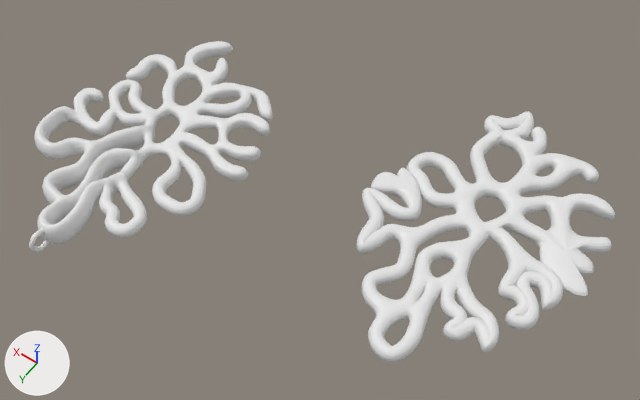
Two versions of the glTF model projects/abstract_pendant/abstract_pendant.glb, one commit apart.
Camera for both pictures: a camera (50 mm lens) standing at (-10.88, 8.59, 14.89) and looking at (-4.18, -0.8, 0.13). Arrows for +X, +Y and +Z are at lower left; the lights stay in place. Where no turn or scale is listed for an object, it has been applied to the vertices.

The older version as bpy lines, for what is in view:
```python
me_plane = bpy.data.meshes.new('Plane')
me_plane.from_pydata(...)  # 13119 vertices, 26278 faces; spans x -2.23..2.56, y -3.34..3.51, z -0.2..0.17
me_torus = bpy.data.meshes.new('Torus')
me_torus.from_pydata(...)  # 16902 vertices, 33840 faces; spans x -2.45..2.29, y -3.51..3.57, z -0.34..0.3
ob_plane = bpy.data.objects.new('Plane', me_plane)
ob_plane.location = (-7.59, -1.68, 0.71)
ob_torus = bpy.data.objects.new('Torus', me_torus)
ob_torus.location = (0.0, 0.0, 0.0)
```
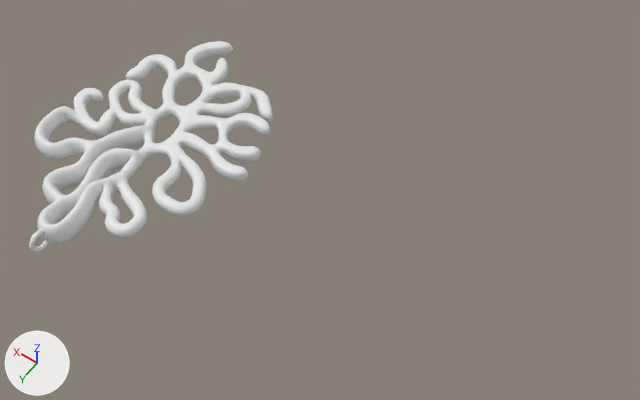
What differs and where, as boxes [x1, y1, x2, y2] in the pictures (640 x 400 px):
```json
{"object": "Plane", "change": "deleted", "before": [356, 111, 615, 362]}
```

Edits to the scene script, one JSON object a line:
```json
{"op": "remove", "block": "ob_plane", "code": ["ob_plane = bpy.data.objects.new('Plane', me_plane)", "ob_plane.location = (-7.59, -1.68, 0.71)"]}
```
